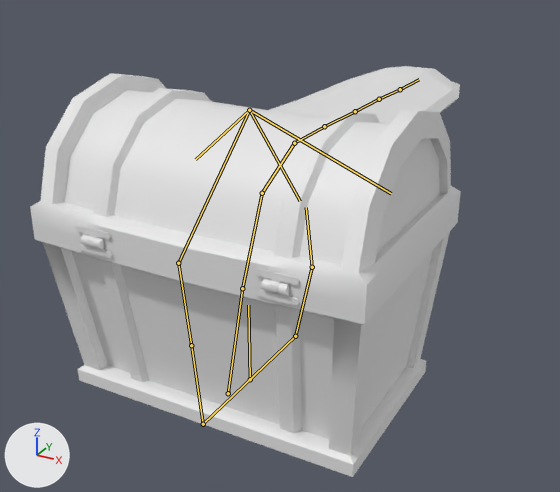
Before and after pictures for a commit that changed the FBX model Assets/Models/Mimic/Mimic.fbx.
Both versions are drawn from a 50 mm camera at (1.02, -1.7, 1.28) aimed at (-0.3, 0.72, 0.07). Lighting does not change. The marker at lower left points along +X, +Y and +Z. The first picture is the older version. The bones that change, and the others that lie on the model, are drawn over the model as lines.

The first picture shows 'ChestBottom.002', 'Cube.007'.
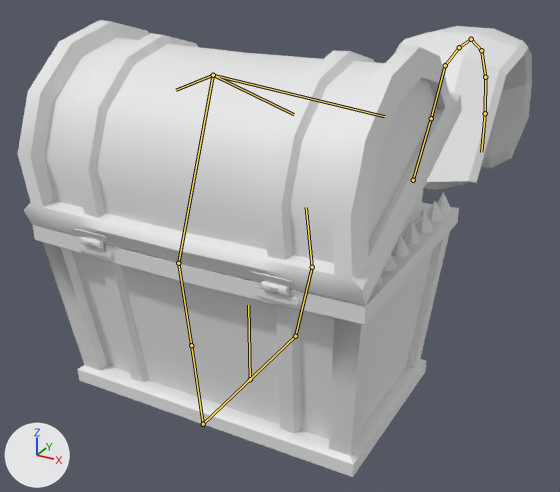
The newer file adds an action. The first version stands in its rest pose; the second is drawn at frame 25 of the action 'Armature.002|Walking'.

Location of each change, (x1, y1, x2, y2) in pixels of the pictures (560 x 492 px):
'ChestBottom.002', posed (13% taller): before (30, 73, 461, 477); after (18, 20, 462, 477)
'Cube.007', posed: before (270, 66, 460, 124); after (395, 26, 532, 190)
bone 'Root', root to tip: before (228, 393) to (242, 288); after (413, 180) to (431, 118)
bone 'Bone.001', root to tip: before (242, 288) to (262, 193); after (431, 118) to (445, 65)
bone 'Bone.002', root to tip: before (262, 193) to (294, 143); after (445, 65) to (459, 47)
bone 'Bone.003', root to tip: before (294, 143) to (324, 126); after (459, 47) to (471, 39)
bone 'Bone.004', root to tip: before (324, 126) to (355, 111); after (471, 39) to (481, 50)
bone 'Bone.005', root to tip: before (355, 111) to (379, 99); after (481, 50) to (485, 77)
bone 'Bone.006', root to tip: before (379, 99) to (400, 89); after (485, 77) to (485, 113)
bone 'Bone.007', root to tip: before (400, 89) to (419, 79); after (485, 113) to (481, 152)
bone 'Bone.001', root to tip: before (178, 263) to (249, 110); after (178, 263) to (213, 75)

The edits, one by one:
Bone 'Root' (bone_root) moves from (0.0, 0.0, 0.0) to (0.0, 0.63, -1.36).
Bone 'Root' (bone_root) turns from (0, 0, 0) to (-22, 0, 0) degrees about its own x, y and z.
Bone 'Root' (bone_root) is rescaled from (1.0, 1.0, 1.0) to (1.0, 0.95, 0.99).
Bone 'Bone.001' (bone_bone_001) turns from (0, 0, 0) to (13, 0, 0) degrees about its own x, y and z.
Bone 'Bone.001' (bone_bone_001) is rescaled from (1.0, 1.0, 1.0) to (1.0, 0.97, 1.01).
Bone 'Bone.002' (bone_bone_002) is rescaled from (1.0, 1.0, 1.0) to (1.0, 0.97, 1.04).
Bone 'Bone.003' (bone_bone_003) turns from (0, 0, 0) to (17, 0, 0) degrees about its own x, y and z.
Bone 'Bone.003' (bone_bone_003) is rescaled from (1.0, 1.0, 1.0) to (1.0, 1.0, 1.02).
Bone 'Bone.004' (bone_bone_004) turns from (0, 0, 0) to (-24, 0, 0) degrees about its own x, y and z.
Bone 'Bone.004' (bone_bone_004) is rescaled from (1.0, 1.0, 1.0) to (1.0, 0.98, 1.05).
Bone 'Bone.005' (bone_bone_005) turns from (0, 0, 0) to (-28, 0, 0) degrees about its own x, y and z.
Bone 'Bone.005' (bone_bone_005) is rescaled from (1.0, 1.0, 1.0) to (1.0, 0.98, 1.04).
Bone 'Bone.006' (bone_bone_006) turns from (0, 0, 0) to (-26, 0, 0) degrees about its own x, y and z.
Bone 'Bone.006' (bone_bone_006) is rescaled from (1.0, 1.0, 1.0) to (1.0, 0.99, 1.03).
Bone 'Bone.007' (bone_bone_007) turns from (0, 0, 0) to (-16, 0, 0) degrees about its own x, y and z.
Bone 'Bone.001' (bone_bone_001_) turns from (0, 0, 0) to (26, 0, 0) degrees about its own x, y and z.
